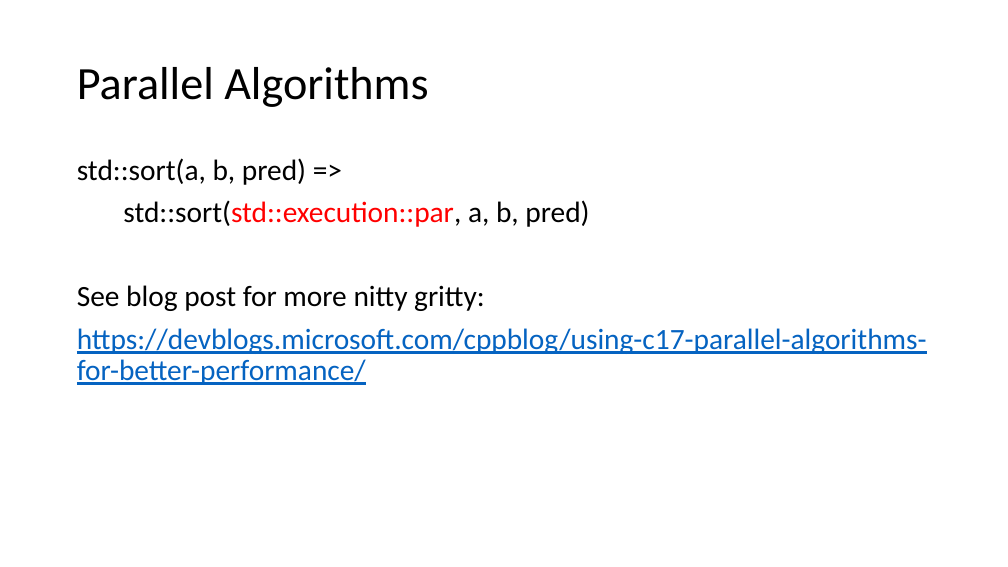
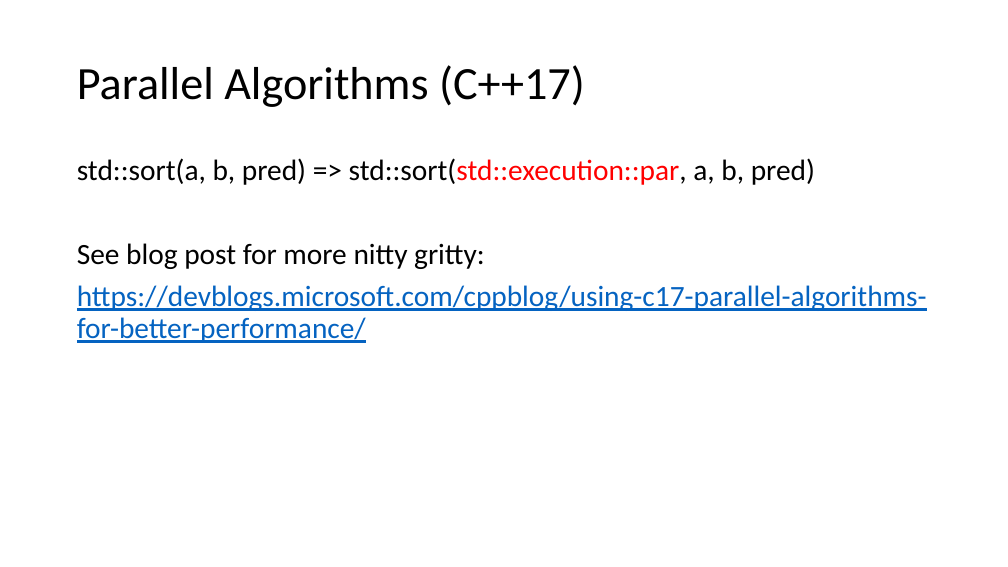
Before and after one commit to BillyONeal/14_cpp_features_in_40_minutes, a slide deck: slide 13 of Standard Library Little Things.pptx (slide 12 before the commit). Drawn at 1008x567 pixels with LibreOffice and Linux fonts; fonts in the diff are those of the drawing. Boxes give left, top, right and bottom in pixels: in the first picture for what was removed or moved away, otherwise in the second. Text is boxed around its words. In the diff, an @@ line names an element or a change of style, - is before the commit and + after.

```diff
--- a/Standard Library Little Things.pptx
+++ b/Standard Library Little Things.pptx
@@ title at [77,65,585,107]: text changed @@
-Parallel Algorithms
+Parallel Algorithms (C++17)
@@ text at [77,158,815,185]: text changed @@
-std::sort(a, b, pred) =>
-std::sort(std::execution::par, a, b, pred)
+std::sort(a, b, pred) => std::sort(std::execution::par, a, b, pred)
```
Also in this commit, not shown: 33 other slides changed, 1 slide added, 2 slides removed.
